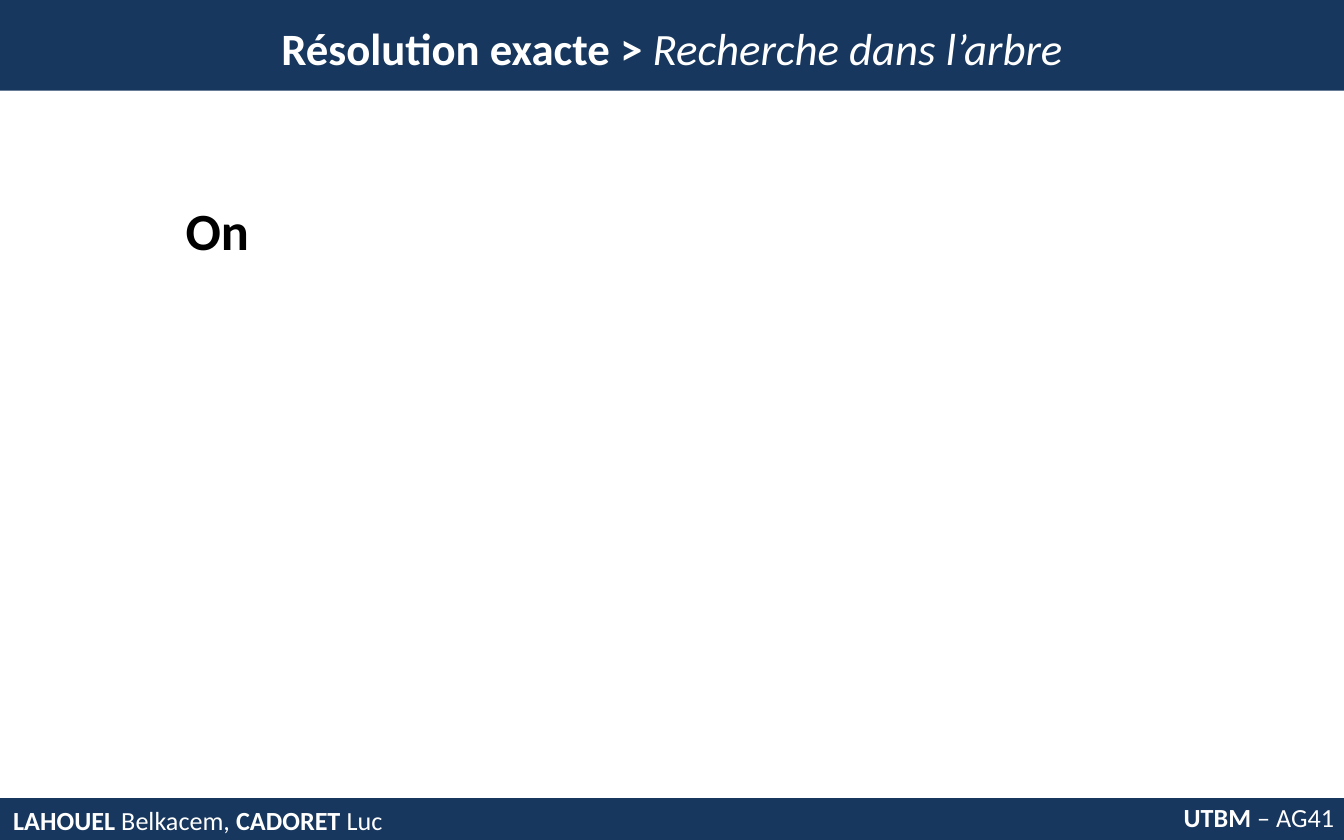
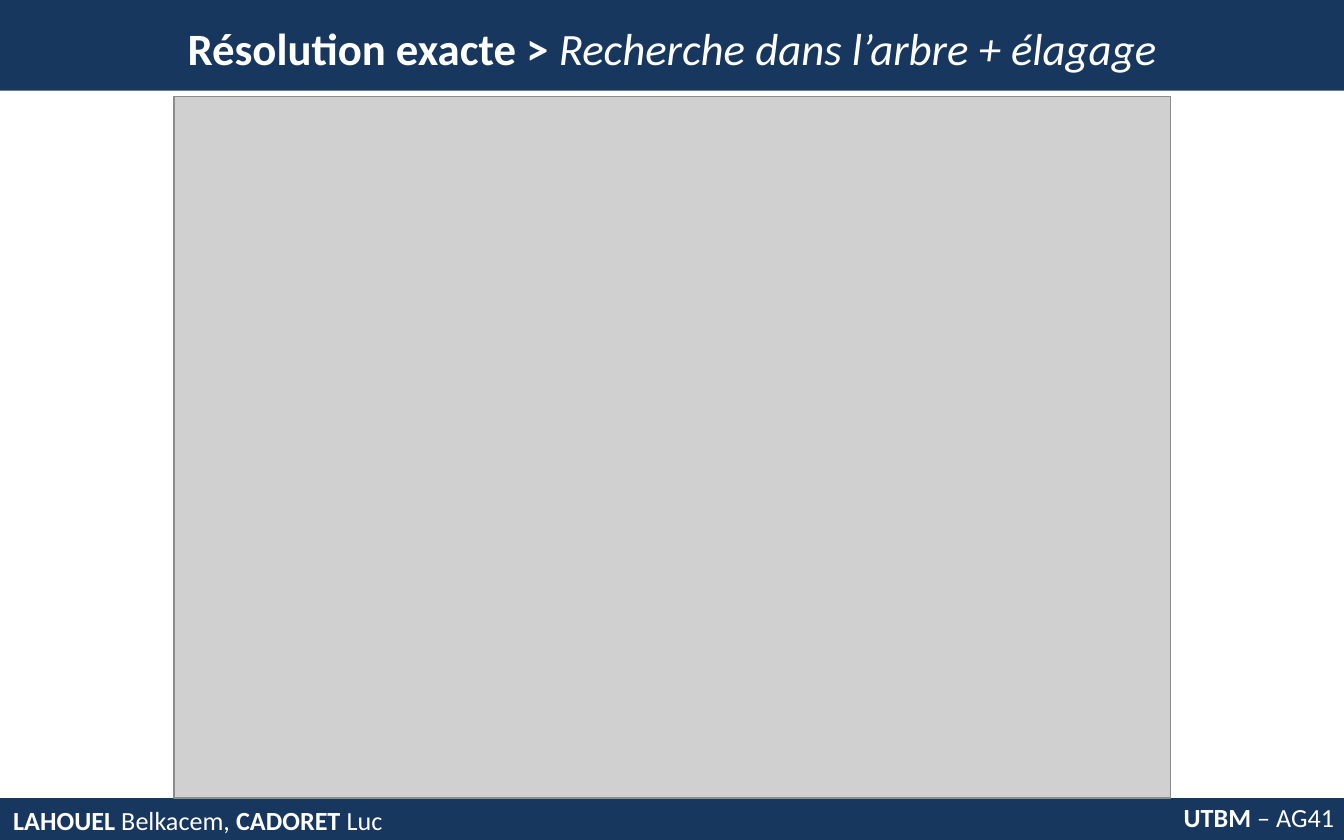
Before and after one commit to belkacemlahouel/AG41_Exacte, a slide deck: slide 6 of pst.pptx. Drawn at 1344x840 pixels with LibreOffice and Linux fonts; fonts in the diff are those of the drawing; grey boxes stand for pictures. Boxes give left, top, right and bottom in pixels: in the first picture for what was removed or moved away, otherwise in the second. Text is boxed around its words. In the diff, an @@ line names an element or a change of style, - is before the commit and + after.

```diff
--- a/pst.pptx
+++ b/pst.pptx
@@ text at bbox=[188, 33, 1156, 73]: text changed @@
-Résolution exacte > Recherche dans l’arbre
+Résolution exacte > Recherche dans l’arbre + élagage
@@ picture added at bbox=[173, 97, 1169, 798] @@
@@ text removed at bbox=[186, 215, 249, 251] @@
-On
```
Also in this commit, not shown: 2 other slides changed, 1 slide removed.
